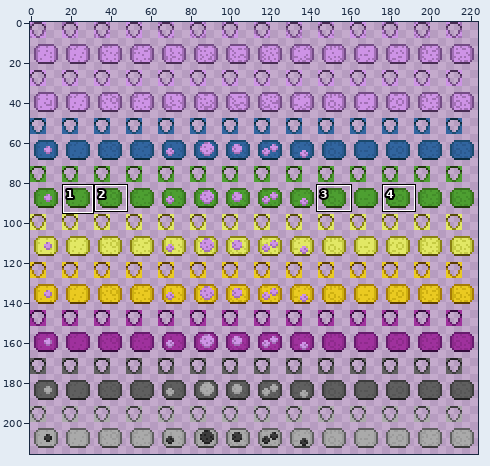
A sprite sheet gets an edit: tiles/materials/v-toxicfungusstem.png. Above, an overview of the earlier version with the close-up marked.
Close-up. Old version:
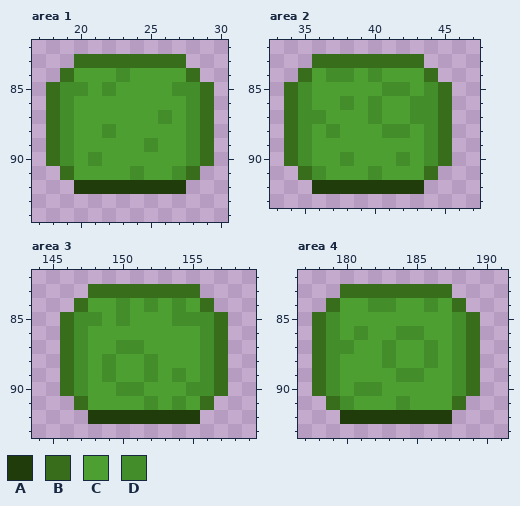
The file is 224x216 pixels. Colours within 5 levels of each other are drawn and written as one. Shown: area 1: x 17..30, y 82..94; area 2: x 33..47, y 82..93; area 3: x 144..159, y 82..93; area 4: x 177..191, y 82..93. The commit also changed other parts of the picture, which this record leaves out.
Palette (. is transparent): A #203c0b  B #386d1b  C #4d9f31  D #438e2a
Once edited:
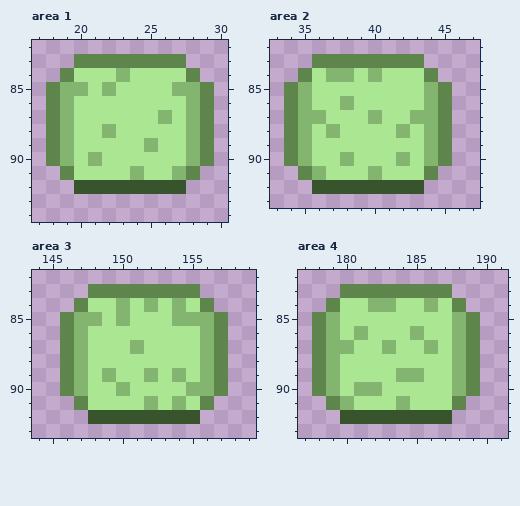
The exact change:
colour A: #203c0b -> #38542d
colour B: #386d1b -> #5d854c
colour C: #4d9f31 -> #abe693
colour D: #438e2a -> #83b570
Area 2:
y 85: x 41..42 DD -> CC
y 86: x 40 D -> C; x 43 D -> C
y 88: x 41 D -> C
Area 3:
y 87: x 150 D -> C
y 88: x 149 D -> C; x 152 D -> C
y 90: x 151 D -> C
Area 4:
y 86: x 184 D -> C
y 88: x 183 D -> C; x 186 D -> C
